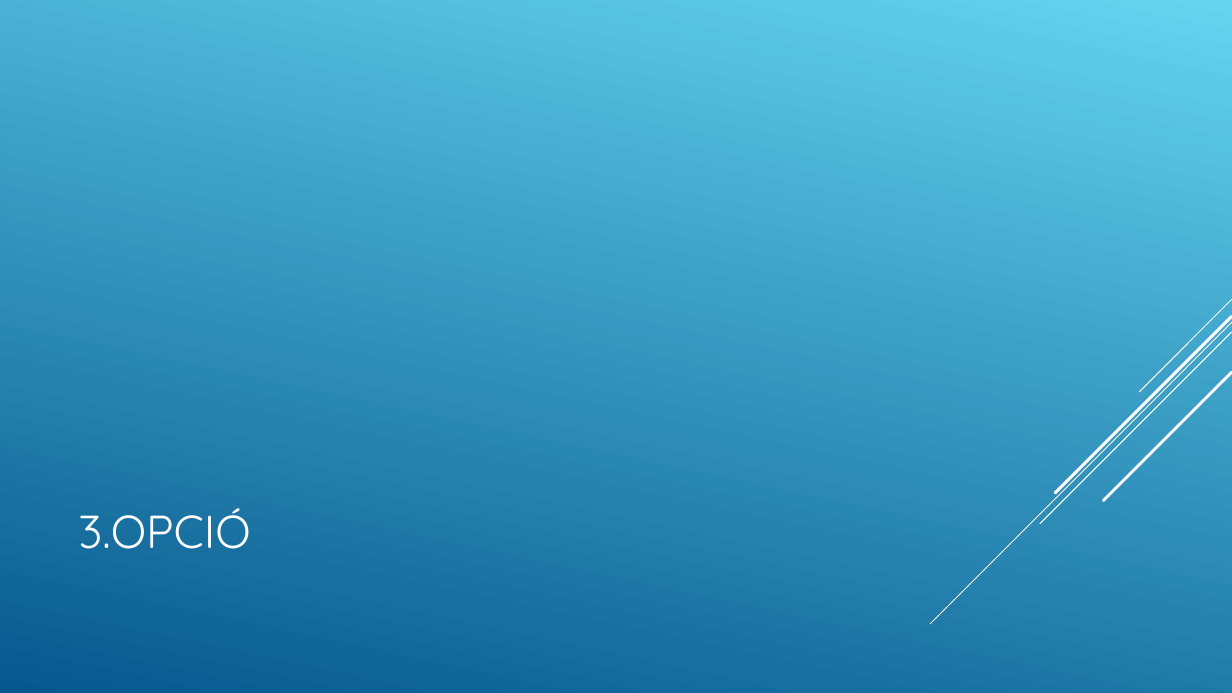
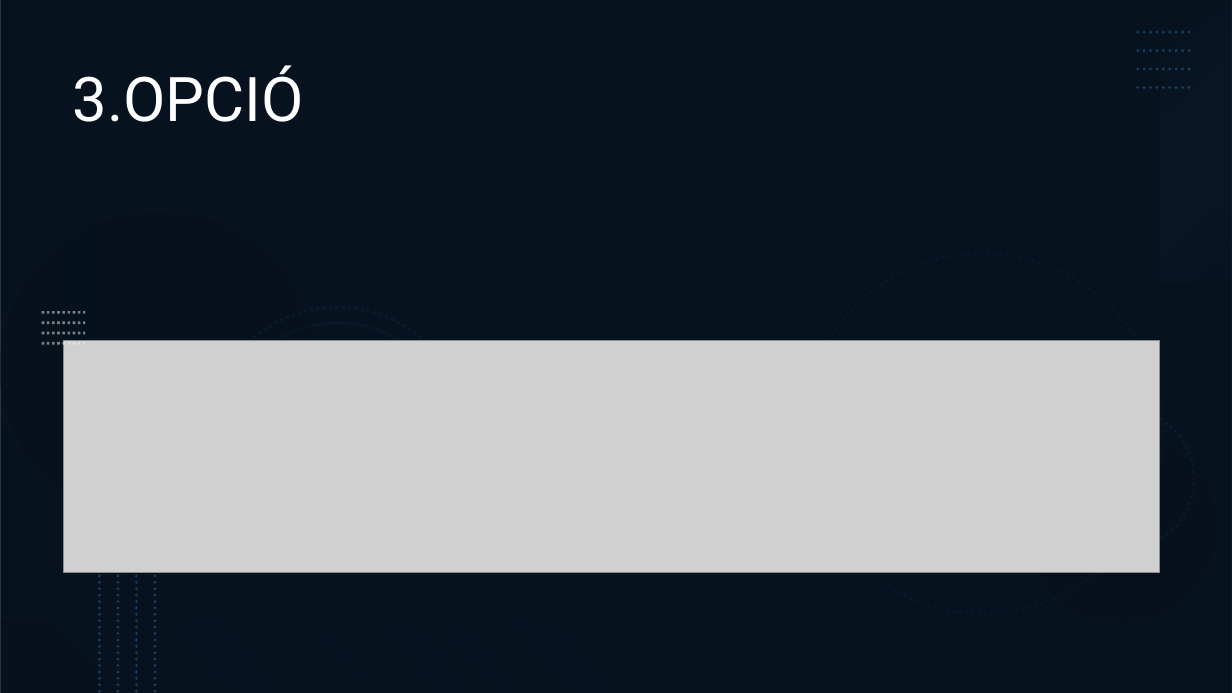
Before and after one commit to kulcsard05/Utazasi-iroda, a slide deck: slide 11 of Utazási- Iroda.pptx. Drawn at 1232x693 pixels with LibreOffice and Linux fonts; fonts in the diff are those of the drawing; grey boxes stand for pictures. Boxes give left, top, right and bottom in pixels: in the first picture for what was removed or moved away, otherwise in the second. Text is boxed around its words. In the diff, an @@ line names an element or a change of style, - is before the commit and + after.

```diff
--- a/Utazási- Iroda.pptx
+++ b/Utazási- Iroda.pptx
@@ background gradient #64D4EF to #06588E to #FFFFFF @@
@@ rectangle added at [0,0,1232,693], fill #0E2841 @@
@@ rectangle added at [0,0,1232,693], fill #000000 at 53% opacity @@
@@ rectangle added at [1161,0,1232,283], fill gradient #71AAE0 to #0B1E31 @@
@@ title "3.OPCIÓ": place and size @@
-title "3.OPCIÓ" at [78,508,250,549]
+title "3.OPCIÓ" at [73,65,304,122]
@@ title "3.OPCIÓ" at [73,65,304,122]: size 36 to 48 pt, font Quicksand to Roboto; line spacing 1 to 0.9; vertical alignment middle to top @@
@@ group added at [1138,32,1193,88]: 4 lines @@
@@ group added at [0,210,1232,659]: 6 ellipses @@
@@ group added at [42,312,85,344]: 4 lines @@
@@ picture added at [64,340,1160,573] @@
@@ group added at [100,563,155,693]: 4 lines @@
@@ rectangle added at [0,621,616,693], fill gradient #071420 to #2D7FCF @@
```
Also in this commit, not shown: 1 slide added.
